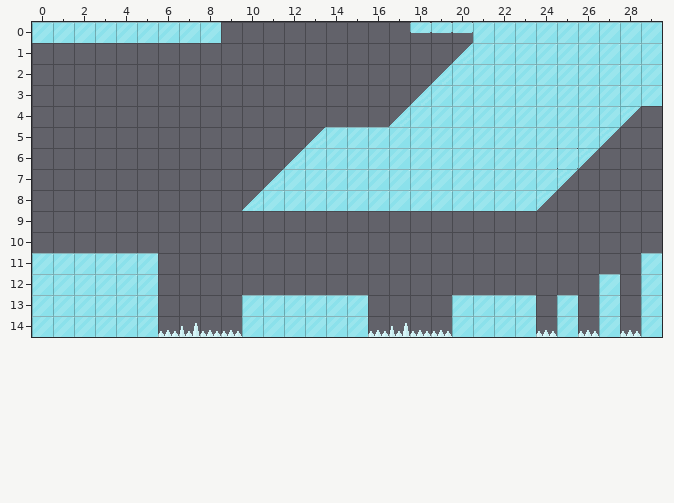
Two versions of a level (Tiled map, Juego PlataformaOriginal/Assets/SuperTiled2Unity/mapas/e4-JohnSnow/4.3.3.3.tmx). The first picture shows the starting point.
Cells are 21x21 px. Shown: x 0..29, y 0..14.
After the commit:
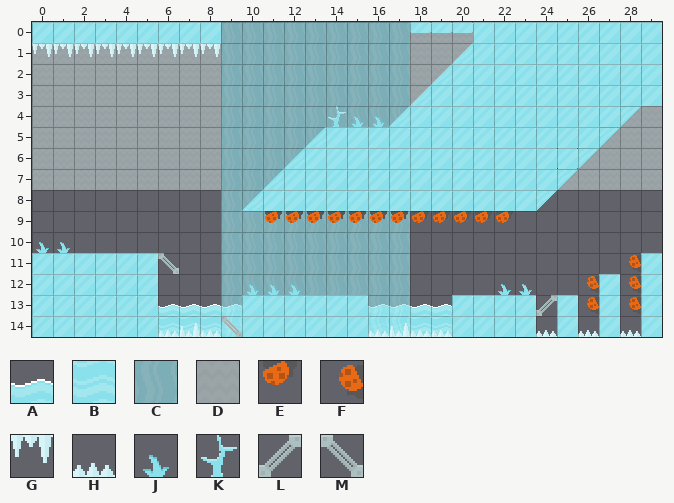
Key: from "sprites": A 11, B 40, C 40 turned 90, D 92, E 477 turned 180, F 477 turned 270, G 571, H 575, J 600, K 602, L 798, M 799.
_ is an empty cell, . an unchanged one.
Tiles of an added or newly shown layer are drawn over the layers below it.
See-through tiles are keyed as they look on the map.
From old to new:
--- layer "Capa de patrones 4" (added)
@@ x 6..19 @@
-13 ____......____
-14 ____......____
+13 AAAA......AAAA
+14 BBBB......BBBB
--- layer "Capa de patrones 3" (added)
@@ x 0..29 @@
- 0 .........____________.........
- 1 _____________________.........
- 2 ____________________..........
- 3 ___________________...........
- 4 __________________..........__
- 5 ______________.............___
- 6 _____________.............____
- 7 ____________............._____
- 8 .........__...................
- 9 ........._________............
-10 ........._________............
-11 ........._________............
-12 ........._________............
-13 ........._......__............
-14 ........._......__............
+ 0 .........CCCCCCCCCDDD.........
+ 1 DDDDDDDDDCCCCCCCCCDDD.........
+ 2 DDDDDDDDDCCCCCCCCCDD..........
+ 3 DDDDDDDDDCCCCCCCCCD...........
+ 4 DDDDDDDDDCCCCCCCCC..........DD
+ 5 DDDDDDDDDCCCCC.............DDD
+ 6 DDDDDDDDDCCCC.............DDDD
+ 7 DDDDDDDDDCCC.............DDDDD
+ 8 .........CC...................
+ 9 .........CCCCCCCCC............
+10 .........CCCCCCCCC............
+11 .........CCCCCCCCC............
+12 .........CCCCCCCCC............
+13 .........C......CC............
+14 .........C......CC............
--- layer "piso"
@@ x 0..8 @@
- 1 _________
+ 1 GGGGGGGGG
@@ x 14..16 @@
- 4 ___
+ 4 KJJ
@@ x 0..28 @@
- 9 ...........____________......
-10 __...........................
-11 ......_....................._
-12 ..........___.........__.._._
-13 ........................_._._
-14 .........H...................
+ 9 ...........EEEEEEEEEEEE......
+10 JJ...........................
+11 ......M.....................F
+12 ..........JJJ.........JJ..F.F
+13 ........................L.F.F
+14 .........M...................
Boxes around the changes in both pictures, in picture pixels (x1, y1, x2, y2):
changed: (32, 22, 557, 337)
added: (558, 106, 662, 190)
added: (629, 255, 641, 314)
added: (587, 276, 599, 314)
